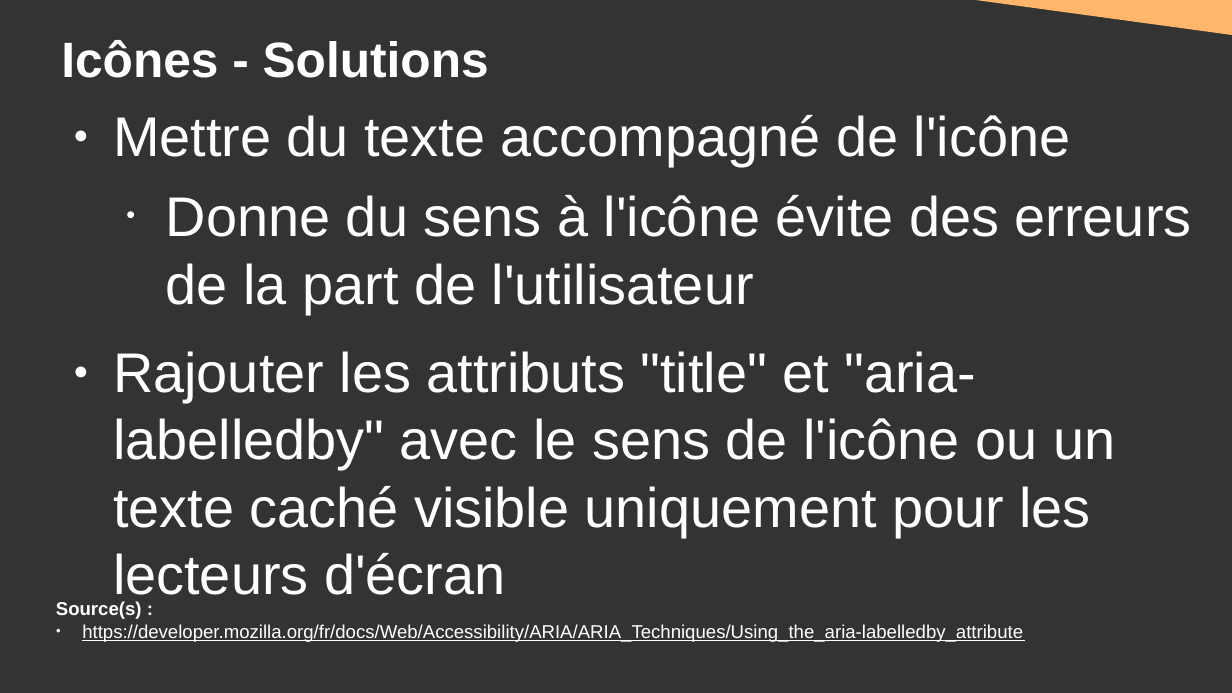
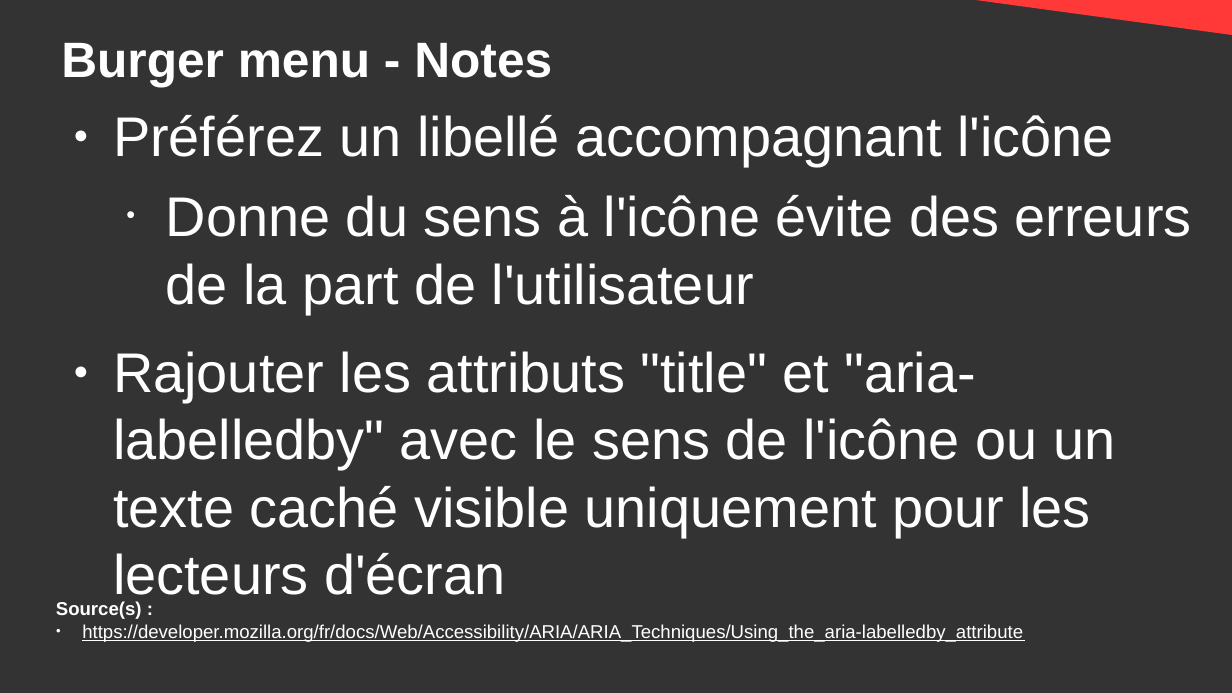
Before and after one commit to DanYellow/cours, a slide deck: slide 35 of ergonomie-et-accessibilite-s2/travaux-pratiques/numero-1/presentation.odp (slide 44 before the commit). Drawn at 1232x693 pixels with LibreOffice and Linux fonts; fonts in the diff are those of the drawing. Boxes give left, top, right and bottom in pixels: in the first picture for what was removed or moved away, otherwise in the second. Text is boxed around its words. In the diff, an @@ line names an element or a change of style, - is before the commit and + after.

```diff
--- a/ergonomie-et-accessibilite-s2/travaux-pratiques/numero-1/presentation.odp
+++ b/ergonomie-et-accessibilite-s2/travaux-pratiques/numero-1/presentation.odp
@@ right triangle at <box>940,0,1232,35</box>: fill #FFB66C to #FF3838 @@
@@ title at <box>61,43,552,86</box>: text changed @@
-Icônes - Solutions
+Burger menu - Notes
@@ text at <box>113,115,1114,166</box>: text changed @@
-● Mettre du texte accompagné de l'icône
+● Préférez un libellé accompagnant l'icône
```
Also in this commit, not shown: 1 other slide changed, 2 slides removed, 3 other files.
